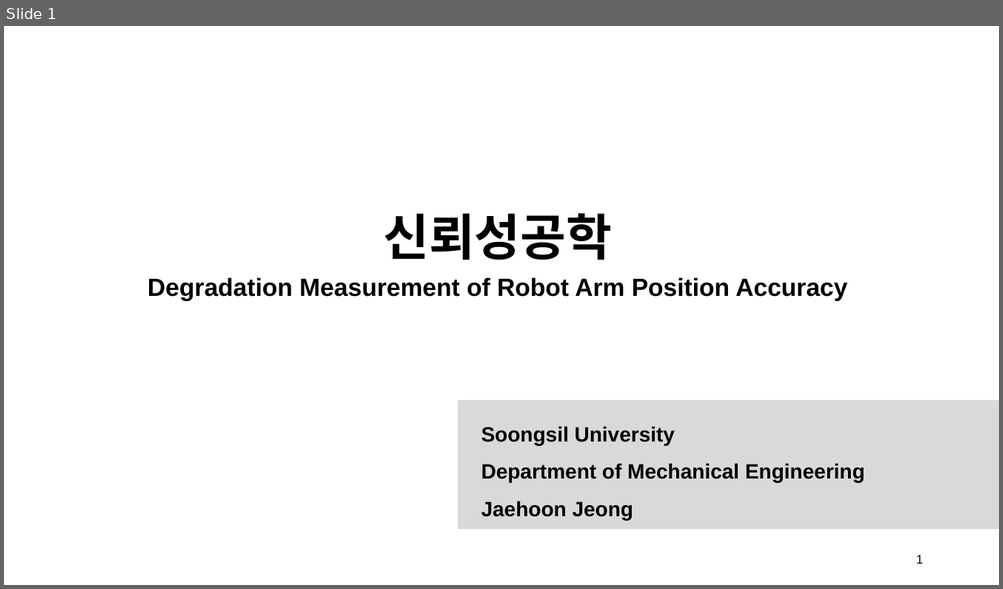
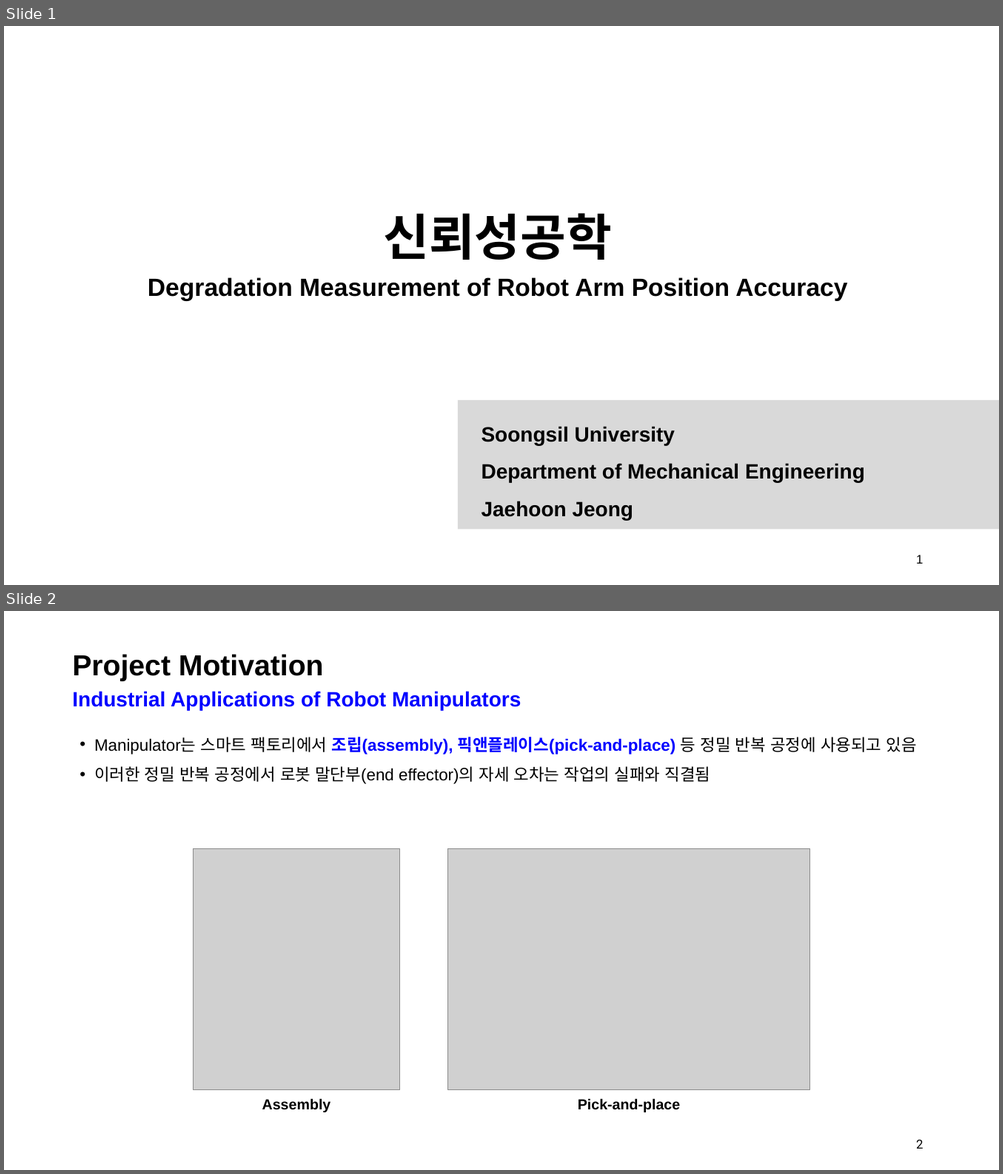
Before and after one commit to hoon001218/reliability_final_project, a slide deck: final_project.pptx. Shown one above the other, each under a label of ours: slide 1 before the commit, slides 1 and 2 after it. The pictures are 1003x589 and 1003x1174 pixels, drawn with LibreOffice and Linux fonts; fonts in the diff are those of the drawing; grey boxes stand for pictures; background and template pictures are left out. Boxes give left, top, right and bottom in pixels: in the first picture for what was removed or moved away, otherwise in the second. Text is boxed around its words. In the diff, an @@ line names an element or a change of style, - is before the commit and + after.

```diff
--- a/final_project.pptx
+++ b/final_project.pptx
@@ slide 2 added at box(4, 611, 999, 1170), background #FFFFFF @@
@@ title added at box(72, 654, 324, 681), 28 pt, text #000000, bold @@
+Project Motivation
@@ text added at box(72, 691, 521, 710), 20 pt, text #0000FF, bold @@
+Industrial Applications of Robot Manipulators
@@ text added at box(94, 737, 916, 784), 16 pt, text #000000 @@
+• Manipulator는 스마트 팩토리에서 조립(assembly), 픽앤플레이스(pick-and-place) 등 정밀 반복 공정에 사용되고 있음
+• 이러한 정밀 반복 공정에서 로봇 말단부(end effector)의 자세 오차는 작업의 실패와 직결됨
@@ group added at box(193, 849, 810, 1113): 2 pictures, 2 texts @@
+Assembly
+Pick-and-place
@@ page number added at box(916, 1140, 922, 1149), 12 pt, text #000000 @@
+2
```
Also in this commit, not shown: 1 slide changed, 7 other slides added, 3 slides removed, 30 other files.
